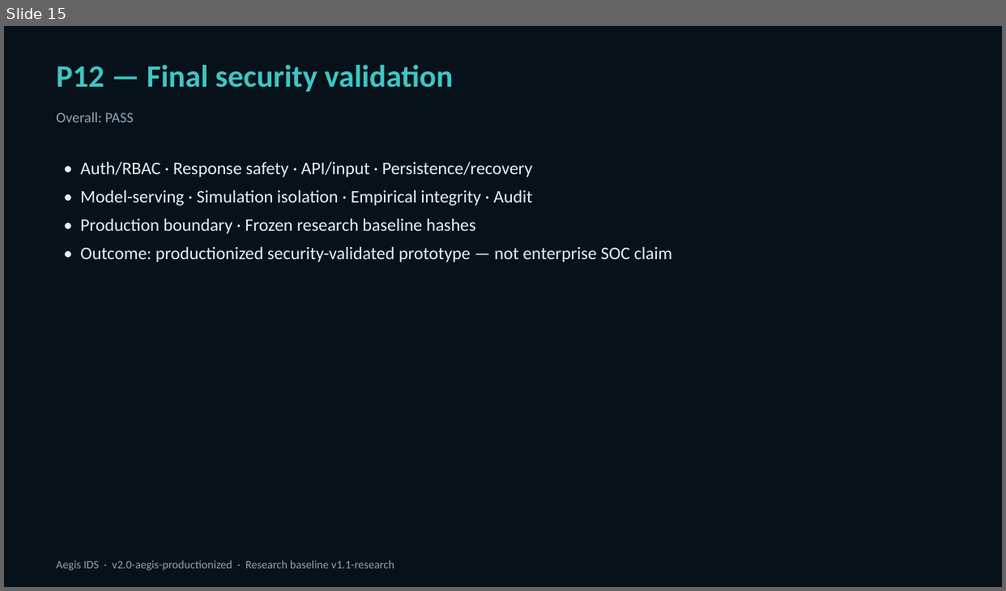
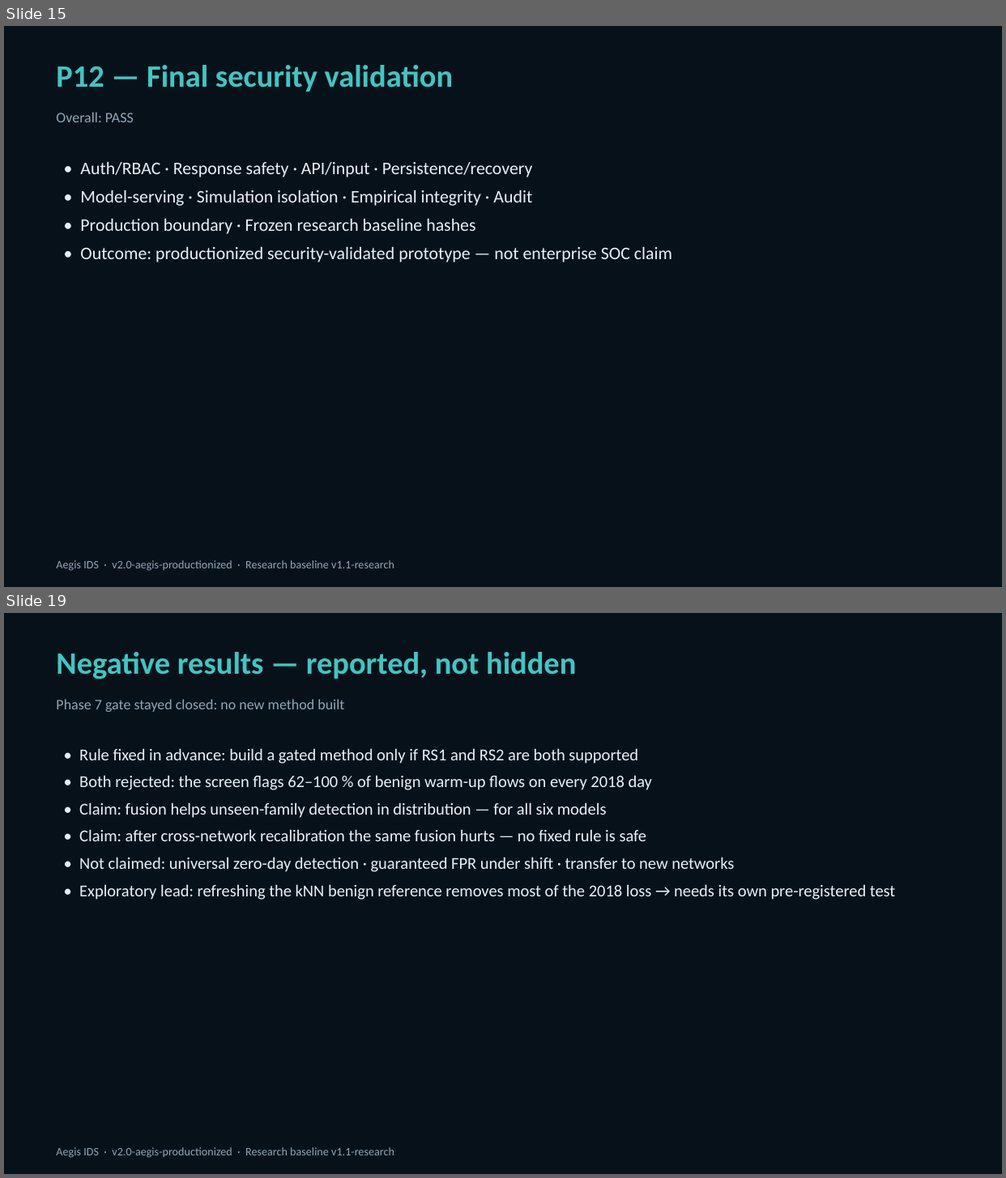
Before and after one commit to Dolendra/Intelligent-Machine-Learning-Based-Intrusion-Detection-and-Attack-Defense-Simulation-System, a slide deck: docs/Aegis_IDS_Viva_Presentation.pptx. Shown one above the other, each under a label of ours: slide 15 before the commit, slides 15 and 19 after it; the slides between them are not shown. The pictures are 1006x591 and 1006x1178 pixels, drawn with LibreOffice and Linux fonts; fonts in the diff are those of the drawing. Boxes give left, top, right and bottom in pixels: in the first picture for what was removed or moved away, otherwise in the second. Text is boxed around its words. In the diff, an @@ line names an element or a change of style, - is before the commit and + after.

```diff
--- a/docs/Aegis_IDS_Viva_Presentation.pptx
+++ b/docs/Aegis_IDS_Viva_Presentation.pptx
@@ slide 19 added at box(4, 613, 1002, 1174), background #FFFFFF @@
@@ rectangle added at box(4, 613, 1002, 1174), fill #07111A @@
@@ text added at box(56, 652, 576, 679), 30 pt, text #3EC7C2, bold @@
+Negative results — reported, not hidden
@@ text added at box(56, 699, 344, 712), 14 pt, text #8FA6B5 @@
+Phase 7 gate stayed closed: no new method built
@@ text added at box(79, 748, 895, 900), 16 pt, text #E7F0F5 @@
+• Rule fixed in advance: build a gated method only if RS1 and RS2 are both supported
+• Both rejected: the screen flags 62–100 % of benign warm-up flows on every 2018 day
+• Claim: fusion helps unseen-family detection in distribution — for all six models
+• Claim: after cross-network recalibration the same fusion hurts — no fixed rule is safe
+• Not claimed: universal zero-day detection · guaranteed FPR under shift · transfer to new networks
+• Exploratory lead: refreshing the kNN benign reference removes most of the 2018 loss → needs its own pre-registered test
@@ text added at box(56, 1148, 394, 1158), 11 pt, text #8FA6B5 @@
+Aegis IDS · v2.0-aegis-productionized · Research baseline v1.1-research
```
Also in this commit, not shown: 6 slides changed, 3 other slides added, 8 other files.
